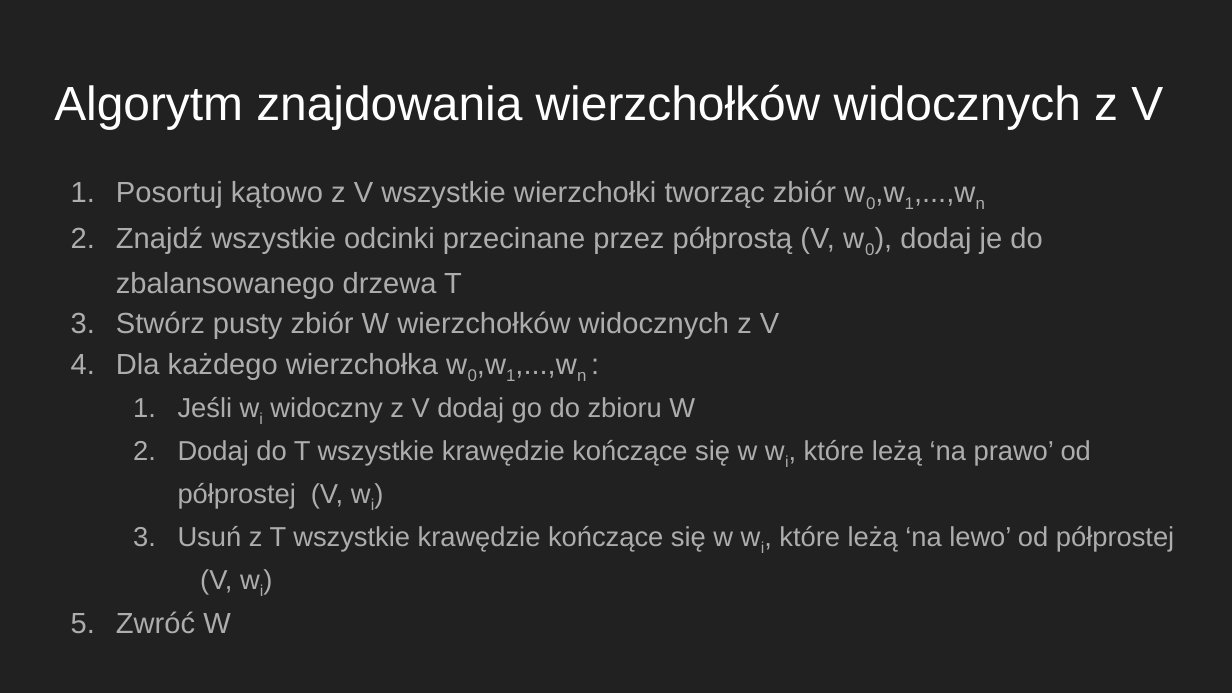
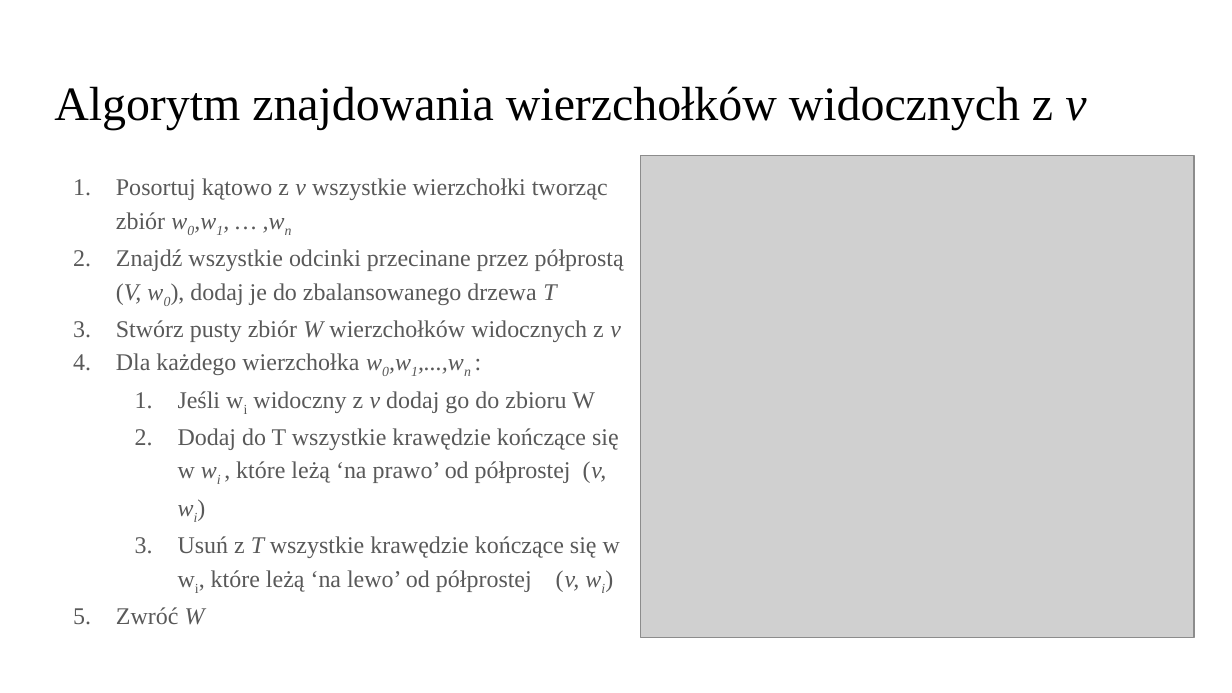
Before and after one commit to Mozarek/VisibilityGraph, a slide deck: slide 4 of presentation/Graf widoczności.pptx. Drawn at 1232x693 pixels with LibreOffice and Linux fonts; fonts in the diff are those of the drawing; grey boxes stand for pictures. Boxes give left, top, right and bottom in pixels: in the first picture for what was removed or moved away, otherwise in the second. Text is boxed around its words. In the diff, an @@ line names an element or a change of style, - is before the commit and + after.

```diff
--- a/presentation/Graf widoczności.pptx
+++ b/presentation/Graf widoczności.pptx
@@ background #212121 to #FFFFFF @@
@@ title at bbox=[54, 86, 1086, 129]: text changed; font Arial to Times New Roman; text colour #FFFFFF to #000000 @@
-Algorytm znajdowania wierzchołków widocznych z V
+Algorytm znajdowania wierzchołków widocznych z v
@@ text at bbox=[116, 178, 608, 229]: text changed; size 17 to 14 pt; font Arial to Times New Roman; text colour #ADADAD to #595959 @@
-1. Posortuj kątowo z V wszystkie wierzchołki tworząc zbiór w0,w1,...,wn
+1. Posortuj kątowo z v wszystkie wierzchołki tworząc zbiór w0,w1, … ,wn
@@ picture added at bbox=[641, 155, 1194, 638] @@
@@ text at bbox=[116, 249, 624, 625]: size 17 to 14 pt, font Arial to Times New Roman, text colour #ADADAD to #595959 in "Znajdź wszystkie odcinki przecinane przez półprostą (V, ...", "Dla każdego wierzchołka w0,w1,...,wn :", "Zwróć W"; italic on in "(V, w0), T", "w0,w1,...,wn", "W"; indent changed; bullet colour #ADADAD to #595959 @@
@@ text at bbox=[116, 320, 621, 342]: text changed; size 17 to 14 pt; font Arial to Times New Roman; text colour #ADADAD to #595959 @@
-3. Stwórz pusty zbiór W wierzchołków widocznych z V
+3. Stwórz pusty zbiór W wierzchołków widocznych z v
@@ text at bbox=[178, 391, 620, 592]: text changed; size 16 to 14 pt; font Arial to Times New Roman; text colour #ADADAD to #595959 @@
-  1. Jeśli wi widoczny z V dodaj go do zbioru W
-  2. Dodaj do T wszystkie krawędzie kończące się w wi, które leżą ‘na prawo’ od półprostej (V, wi)
-  3. Usuń z T wszystkie krawędzie kończące się w wi, które leżą ‘na lewo’ od półprostej (V, wi)
+  1. Jeśli wi widoczny z v dodaj go do zbioru W
+  2. Dodaj do T wszystkie krawędzie kończące się w wi , które leżą ‘na prawo’ od półprostej (v, wi)
+  3. Usuń z T wszystkie krawędzie kończące się w wi, które leżą ‘na lewo’ od półprostej (v, wi)
```
Also in this commit, not shown: 5 other slides changed, 3 slides added, 2 slides removed.
